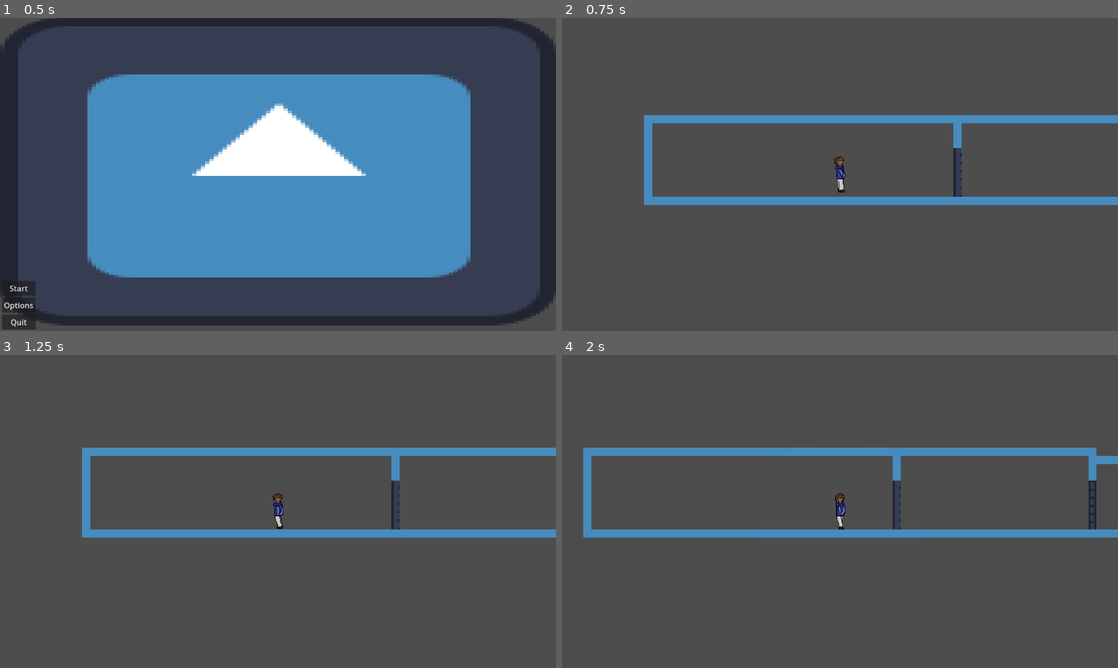
Above: before the commit, frames 1-4 (two rows, left to right).
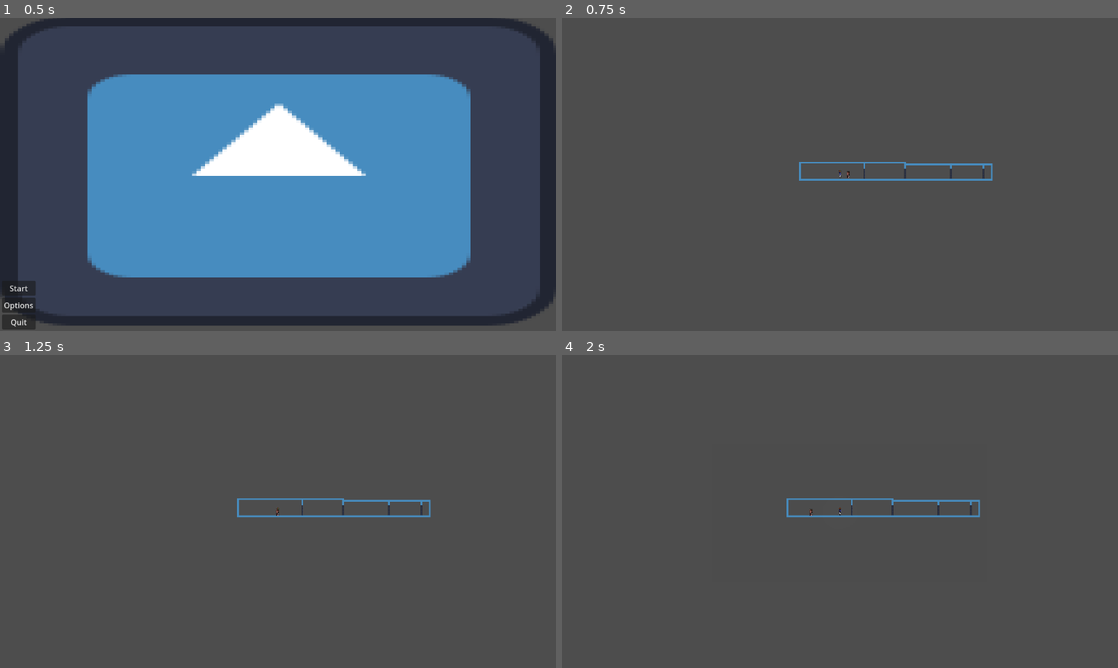
Above: after the commit, the same moments.

Repository: Oryphanix/jam
Game: Godot game, scene res://scenes/main.tscn
The game is run twice, just before and just after one commit, with the same random seed, the same clock (stepped at 60 frames per second) and the same inputs. The engine's default icon, where the game draws it, is replaced by a stand-in: a white triangle on a blue panel in a dark square.
Inputs:
- Up to frame 1 (0.5 s): no input
- Up to frame 2 (0.75 s): click "Start" at 0.5 s
- Up to frame 3 (1.25 s): no input
- Up to frame 4 (2 s): tap Enter (ui_accept) at 1.25, 1.52 s; hold D (move_right) from 1.28 s (still down)

Frame 1 is identical in both runs. In frame 2, 5.9% of the frame differs, in the area x 14-100%, y 30-60%; in frame 3, 5.9%; in frame 4, 6.8%, in the area x 3-100%, y 29-59%.

Commit message:
scene peristance finish

Diff:
--- a/monster/States/chasing.gd
+++ b/monster/States/chasing.gd
@@ -9,9 +9,11 @@
 
 
 func Enter():
-	GlobalSceneData.enemyState = "chasing"
+	GlobalSceneData.enemyStateName = "chasing"
+	GlobalSceneData.enemyState = self
+	print(GlobalSceneData.enemyState)
+	Global.enemySpeed = 1.1*Global.playerSpeed
 	player = get_tree().get_first_node_in_group("Player")
-	print("chasing")
 
 func Update(_delta: float):
 	#Add detection whether the player is hidden, and if so new state "chase search"
--- a/monster/States/lurking.gd
+++ b/monster/States/lurking.gd
@@ -12,8 +12,9 @@
 
 
 func Enter():
-	print("lurking")
-	GlobalSceneData.enemyState = "lurking"
+	GlobalSceneData.enemyStateName = "lurking"
+	GlobalSceneData.enemyState = self
+	print(GlobalSceneData.enemyState)
 	player = get_tree().get_first_node_in_group("Player")
 	var randomPos: Vector2
 	randomPos = (randCirlePos()*Global.playerFOV)+Global.playerPosition
--- a/monster/States/preLurk.gd
+++ b/monster/States/preLurk.gd
@@ -14,10 +14,15 @@
 	add_child(delayTimer)
 
 func Enter():
-	print("prelurk")
-	GlobalSceneData.enemyState = "prelurking"
+	GlobalSceneData.enemyStateName = "prelurking"
+	GlobalSceneData.enemyState = self
+	print(GlobalSceneData.enemyStateName)
 	en.hide()
 	wait()
+
+func Update(_delta: float):
+	if Global.sanity <= (2*Global.maxSanity)/3 and Global.sanity > (Global.maxSanity)/3:
+		SignalManager.transitioned.emit(self, "stalking")
 
 func on_timer_finished():
 	SignalManager.transitioned.emit(self,"lurking")
--- a/monster/States/stalking.gd
+++ b/monster/States/stalking.gd
@@ -1,7 +1,6 @@
 extends State
 class_name EnemyStalk
 
-#PLACEHOLDER BEHAVIOUR
 
 @export var enemy: CharacterBody2D
 @export var moveSpeed: float = 200
@@ -12,10 +11,13 @@
 
 
 func Enter():
-	GlobalSceneData.enemyState = "stalking"
+	enemy.show()
+	GlobalSceneData.enemyStateName = "stalking"
+	GlobalSceneData.enemyState = self
+	print(GlobalSceneData.enemyState)
+	Global.enemySpeed = moveSpeed
 	player = get_tree().get_first_node_in_group("Player")
 	dirToGo = Vector2(-1,0)
-	print("entered stalk")
 
 func Physics_Update(_delta: float):
 	enemy.velocity = dirToGo * moveSpeed
@@ -23,8 +25,9 @@
 func Update(_delta: float):
 	var direction = Global.playerPosition - Global.enemyPosition
 	var distance := direction.length()
-	if distance < 140:
-		SignalManager.transitioned.emit(self, "chasing")
+	#if distance < 140:
+	#	SignalManager.transitioned.emit(self, "chasing")
+
 
 
 func _on_body_left_entered(body: Node2D) -> void:
--- a/monster/States/state_machine.gd
+++ b/monster/States/state_machine.gd
@@ -25,8 +25,10 @@
 
 #Function for changing state
 func change_state(state: State, newStateName: String):
-	#Checking for state existence
 	if state != currentState:
+		print("state is not current")
+		print(state)
+		print(currentState)
 		return
 	var newState = states.get(newStateName.to_lower())
 	if !newState:
--- a/monster/States/travelling.gd
+++ b/monster/States/travelling.gd
@@ -1,11 +1,38 @@
-extends Node
+extends State
+class_name EnemyTravelling
+var delayTimer: Timer
+var time: float
+var distance: float
+var speed: float
+@export var en: CharacterBody2D
+
+func wait(time):
+	delayTimer = Timer.new()
+	delayTimer.wait_time = time
+	delayTimer.timeout.connect(on_timer_finished)
+	delayTimer.autostart = true
+	add_child(delayTimer)
+
+
+func Enter():
+	print("travelling")
+	if !(GlobalSceneData.enemyStateName == "travelling" or GlobalSceneData.enemyStateName == "prelurking" or GlobalSceneData.enemyStateName == "lurking"):
+		en.hide()
+		time = calculate_time()
+		wait(time)
+	else:
+		SignalManager.transitioned.emit(self, "prelurking")
+
+func calculate_time():
+	distance = GlobalSceneData.W1stairPos.x - GlobalSceneData.W1enemyPosition.x
+	speed = Global.enemySpeed
+	time = distance/speed
+	return time
+
+func on_timer_finished():
+	SignalManager.transitioned.emit(self, GlobalSceneData.enemyStateName)
+
+
 
 
 # Called when the node enters the scene tree for the first time.
-func _ready() -> void:
-	pass # Replace with function body.
-
-
-# Called every frame. 'delta' is the elapsed time since the previous frame.
-func _process(delta: float) -> void:
-	pass
--- a/monster/enemy.tscn
+++ b/monster/enemy.tscn
@@ -6,6 +6,7 @@
 [ext_resource type="Script" path="res://monster/States/stalking.gd" id="4_6qnga"]
 [ext_resource type="Script" path="res://monster/States/preLurk.gd" id="4_gik7t"]
 [ext_resource type="Script" path="res://monster/States/lurking.gd" id="4_s5aqr"]
+[ext_resource type="Script" path="res://monster/States/travelling.gd" id="5_wli7b"]
 [ext_resource type="Script" path="res://monster/States/chasing.gd" id="6_jbkc5"]
 
 [sub_resource type="RectangleShape2D" id="RectangleShape2D_fu6n3"]
@@ -48,7 +49,7 @@
 
 [node name="StateMachine" type="Node" parent="enemy" node_paths=PackedStringArray("initialState", "enemy")]
 script = ExtResource("3_tgi4v")
-initialState = NodePath("preLurking")
+initialState = NodePath("Stalking")
 enemy = NodePath("..")
 
 [node name="preLurking" type="Node" parent="enemy/StateMachine" node_paths=PackedStringArray("en")]
@@ -57,6 +58,10 @@
 
 [node name="Lurking" type="Node" parent="enemy/StateMachine" node_paths=PackedStringArray("en")]
 script = ExtResource("4_s5aqr")
+en = NodePath("../..")
+
+[node name="Travelling" type="Node" parent="enemy/StateMachine" node_paths=PackedStringArray("en")]
+script = ExtResource("5_wli7b")
 en = NodePath("../..")
 
 [node name="Stalking" type="Node" parent="enemy/StateMachine" node_paths=PackedStringArray("enemy")]
--- a/player/player.tscn
+++ b/player/player.tscn
@@ -263,4 +263,4 @@
 script = ExtResource("5_456t7")
 
 [node name="Camera2D" type="Camera2D" parent="player"]
-zoom = Vector2(1.055, 1.055)
+zoom = Vector2(0.22, 0.22)
--- a/player/vingette.gd
+++ b/player/vingette.gd
@@ -14,12 +14,14 @@
 @export var narwhalIncrease = 20.0
 
 func _ready() -> void:
-	Global.maxSanity = sanity
-	Global.sanity = Global.maxSanity
-	sanity = Global.sanity
+	if GlobalSceneData.playerSanity == null:
+		Global.maxSanity = sanity
+		Global.sanity = Global.maxSanity
+		sanity = Global.sanity
+	else:
+		sanity = GlobalSceneData.playerSanity
 
 func _process(delta):
-	sanity = Global.sanity
 	temp = sanity / 13
 	vignette = 255 - temp
 	#using the sanity variable to work out vignette opacity. sanity /13 will ensure vignette opacity is between 0 and
--- a/scenes/Global.gd
+++ b/scenes/Global.gd
@@ -1,5 +1,6 @@
 extends Node
 var enemyPosition: Vector2
+var enemySpeed: float
 var playerPosition: Vector2
 var playerFace: Vector2
 var playerSpeed: float
--- a/scenes/globalSceneData.gd
+++ b/scenes/globalSceneData.gd
@@ -1,12 +1,17 @@
 extends Node
 #Global
-var enemyState
+var enemyStateName: String
+var enemyState: State
+var playerSanity = null
 #World1
 var W1playerPosition = null
 var W1enemyPosition = null
+var W1stairPos = null
 #World2
-var W2playerPosition
-var W2enemyPosition
+var W2playerPosition = null
+var W2enemyPosition = null
+var W2stairPos = null
 #World3
-var W3playerPosition
-var W3enemyPosition
+var W3playerPosition = null
+var W3enemyPosition = null
+var W3stairPos = null
--- a/world/switchscne.gd
+++ b/world/switchscne.gd
@@ -3,7 +3,7 @@
 signal Transitioned(state: State, new_state_name: String)
 # Called when the node enters the scene tree for the first time.
 func _ready() -> void:
-	pass # Replace with function body.
+	GlobalSceneData.W1stairPos = self.global_position # Replace with function body.
 
 
 # Called every frame. 'delta' is the elapsed time since the previous frame.
@@ -17,4 +17,11 @@
 		var NLN = CSF.to_int()+1
 		var NLP = "res://world/world" + str(NLN) + ".tscn"
 		GlobalSceneData.W1playerPosition = Global.playerPosition
+		GlobalSceneData.W1enemyPosition = Global.enemyPosition
+		GlobalSceneData.W1stairPos = self.global_position
+		GlobalSceneData.playerSanity = Global.sanity
+		print("On enetry ")
+		print(Global.sanity)
+		print(GlobalSceneData.playerSanity)
+		print("========")
 		get_tree().change_scene_to_file(NLP)
--- a/world/world1.tscn
+++ b/world/world1.tscn
@@ -27,7 +27,7 @@
 size = Vector2(0.5, 128)
 
 [sub_resource type="RectangleShape2D" id="RectangleShape2D_abqns"]
-size = Vector2(3, 129)
+size = Vector2(0.5, 129)
 
 [node name="World" type="Node2D"]
 position = Vector2(0, 160)
@@ -109,10 +109,11 @@
 position = Vector2(462, -25)
 
 [node name="nextLevel" type="Area2D" parent="."]
+position = Vector2(1717, -64)
 script = ExtResource("5_33k48")
 
 [node name="CollisionShape2D" type="CollisionShape2D" parent="nextLevel"]
-position = Vector2(1756.5, -64.5)
+position = Vector2(27.75, -1)
 shape = SubResource("RectangleShape2D_abqns")
 
 [connection signal="body_entered" from="Room2" to="Room2" method="_on_body_entered"]
--- a/world/world_1.gd
+++ b/world/world_1.gd
@@ -2,6 +2,13 @@
 
 
 # Called when the node enters the scene tree for the first time.
-func _ready() -> void:
+func _ready():
 	if !(GlobalSceneData.W1enemyPosition == null and GlobalSceneData.W1playerPosition == null):
-		$Player/player.global_position = GlobalSceneData.W1playerPosition - Vector2(10,0)
+		$Player/player.global_position = GlobalSceneData.W1playerPosition - Vector2(20,0)
+		SignalManager.transitioned.emit(GlobalSceneData.enemyState, "travelling")
+		$Enemy.show()
+		$Enemy.global_position = GlobalSceneData.W1stairPos
+	print("On world enetry ")
+	print(Global.sanity)
+	print(GlobalSceneData.playerSanity)
+	print("========")
Not shown: 1 places in monster/enemy.tscn that only renumber resources
